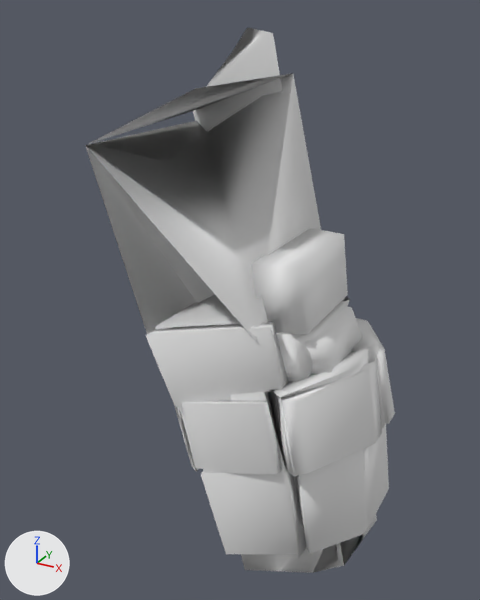
The OBJ model src/main/resources/assets/kn8/meshes/kota/forearm_right.obj: old version first, new version second.
Camera for both pictures: a camera (50 mm lens) standing at (0.506, -0.486, 1.194) and looking at (0.248, -0.017, 0.959). Every picture has the same lights, and +X, +Y and +Z are marked at lower left. The first picture is the older version. Where no turn or scale is listed for an object, it has been applied to the vertices. Vertices at exactly the same position are counted once.

In view in the first picture: 'forearm_right'.
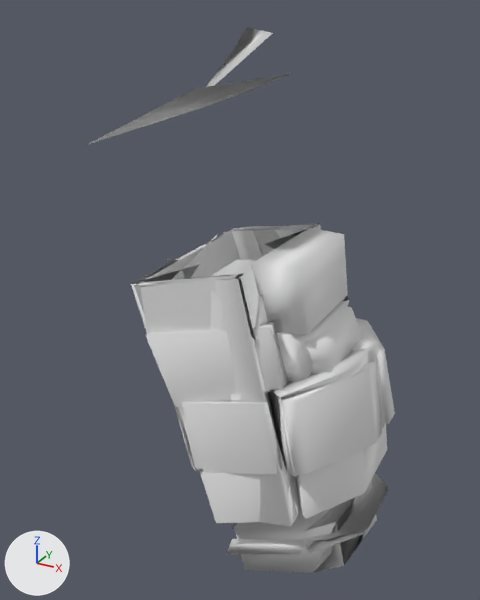
Edits to the bpy script that builds the scene:
```text
Change me_forearm_right:
    used by ob_forearm_right; location = (0.0, 0.0, 0.0)
    remove me_forearm_right.from_pydata(...)  # 276 vertices, 461 faces; spans x 0.158..0.387, y -0.109..0.095, z 0.724..1.178
    add me_forearm_right.from_pydata(...)  # 391 vertices, 541 faces; spans x 0.158..0.387, y -0.109..0.095, z 0.724..1.178
    me_forearm_right part 1: a new loose piece of 15 vertices spanning x 0.2..0.296, y -0.105..-0.081, z 0.947..1.013
    me_forearm_right part 2
    4 vertices are removed from x 0.163..0.347, y -0.097..0.069, z 0.76..1.097
    75 faces are deleted
    104 vertices are added at x 0.184..0.383, y -0.105..0.077, z 0.785..1.014
    140 new faces join them
```

Pixel boxes (x1, y1, x2, y2) of what changed, in the pictures (480 x 600 px):
'forearm_right', reshaped: before (85, 27, 395, 573); after (89, 27, 395, 573)
part 1 of me_forearm_right, added: after (141, 273, 244, 334)
part 2 of me_forearm_right, cut back: before (85, 34, 389, 572); after (131, 223, 387, 572)
